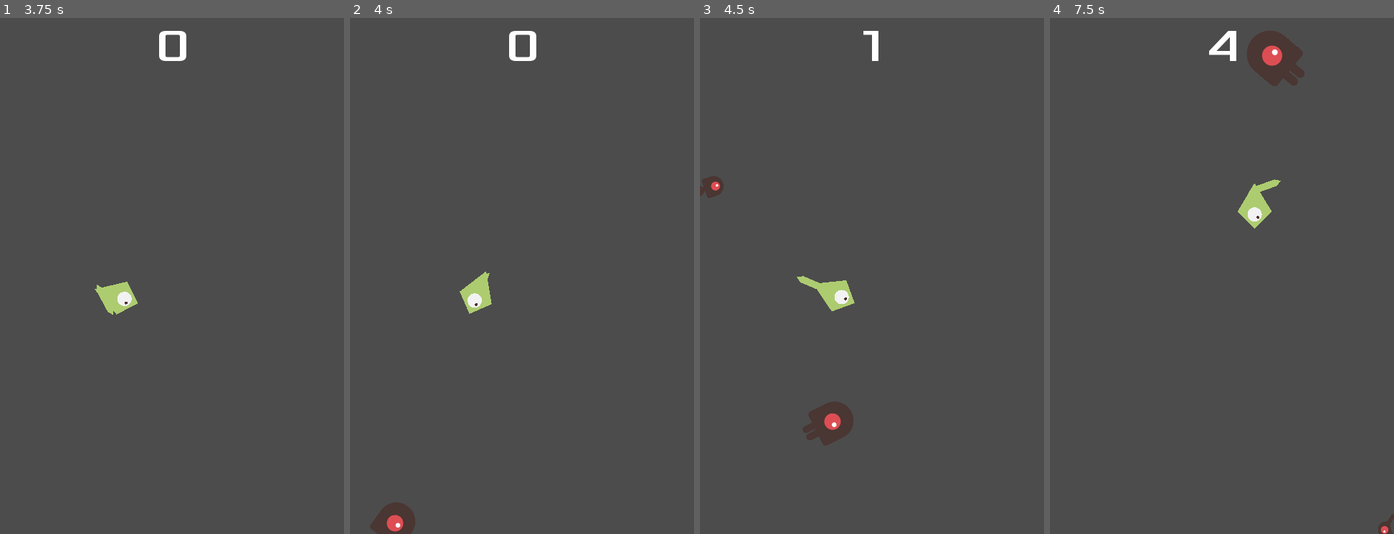
Above: before the commit, frames 1-4 (left to right).
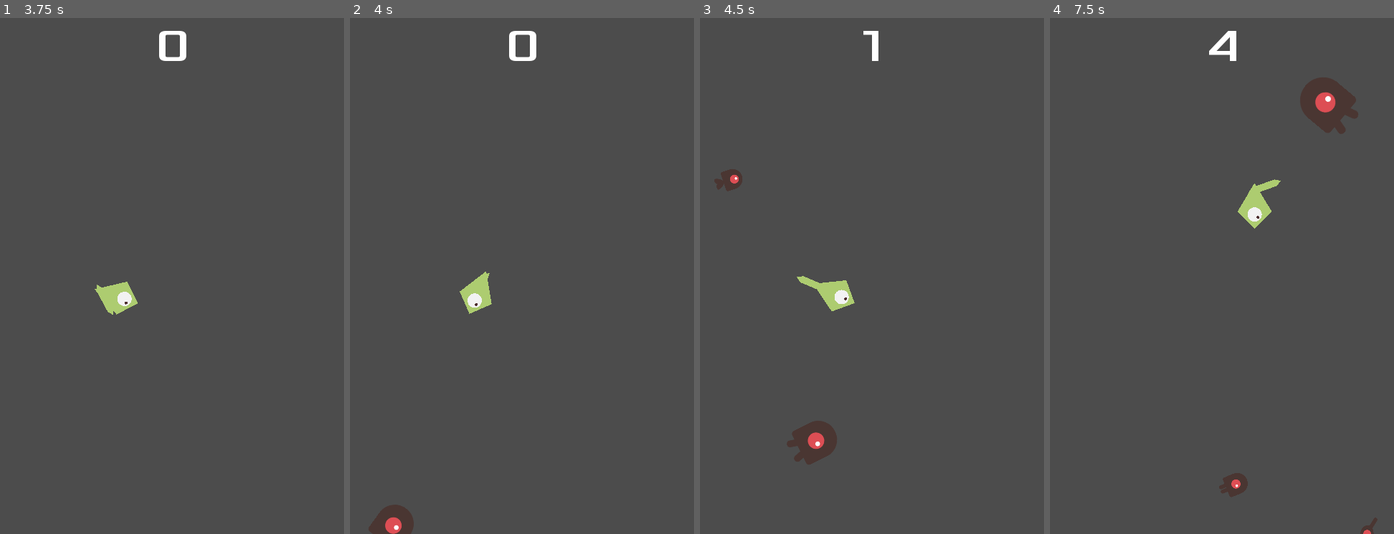
Above: after the commit, the same moments.

Repository: Beinsezii/dodge-rigidbody
Game: Godot game, scene res://src/Main.tscn
Two runs of this game, one before a commit and one after it. Both use one fixed random seed, a clock stepped at 60 frames per second and the inputs below.
Inputs (mouse positions are in pixels of both pictures, inside the frame that each line leads up to):
- Up to frame 1 (3.75 s): move the mouse to (247, 250) at 0.52 s; click (247, 250) at 0.67 s; click "Start" at 1.25 s; move the mouse to (103, 301) at 2.02 s; click (103, 301) at 2.17 s; move the mouse to (206, 162) at 2.77 s; click (206, 162) at 2.92 s; move the mouse to (154, 379) at 3.52 s; click (154, 379) at 3.67 s
- Up to frame 2 (4 s): no input
- Up to frame 3 (4.5 s): move the mouse to (975, 353) at 4.27 s; click (975, 353) at 4.42 s
- Up to frame 4 (7.5 s): move the mouse to (1118, 198) at 5.02 s; click (1118, 198) at 5.17 s; move the mouse to (1239, 276) at 5.77 s; click (1239, 276) at 5.92 s; move the mouse to (1170, 147) at 6.52 s; click (1170, 147) at 6.67 s; move the mouse to (1297, 250) at 7.27 s; click (1297, 250) at 7.42 s

Frame 1 is identical in both runs. In frame 2, 0.1% of the frame differs, in the area x 5-19%, y 93-100%; in frame 3, 1.5%; in frame 4, 2.9%, in the area x 49-100%, y 2-100%.

Commit message:
Mob speed/mob mass

Diff:
--- a/src/mob/Mob.gd
+++ b/src/mob/Mob.gd
@@ -22,6 +22,7 @@
 	var newscale = rand_range(min_scale, max_scale)
 	$CollisionShape2D.scale = Vector2(newscale, newscale)
 	mass *= pow(newscale, 2)
+	speed /= mass
 
 # Called every frame. 'delta' is the elapsed time since the previous frame.
 #func _process(delta):
--- a/src/mob/Mob.tscn
+++ b/src/mob/Mob.tscn
@@ -42,13 +42,14 @@
 
 [node name="CollisionShape2D" type="CollisionShape2D" parent="."]
 rotation = 1.5708
-shape = SubResource( 2 )
+shape = SubResource( 1 )
 
 [node name="AnimatedSprite" type="AnimatedSprite" parent="CollisionShape2D"]
 rotation = -1.5708
 scale = Vector2( 0.5, 0.5 )
-frames = SubResource( 1 )
+frames = SubResource( 2 )
 animation = "walk"
+frame = 1
 playing = true
 
 [node name="VisibilityNotifier2D" type="VisibilityNotifier2D" parent="."]
Not shown: 1 places in src/mob/Mob.tscn that only renumber resources
